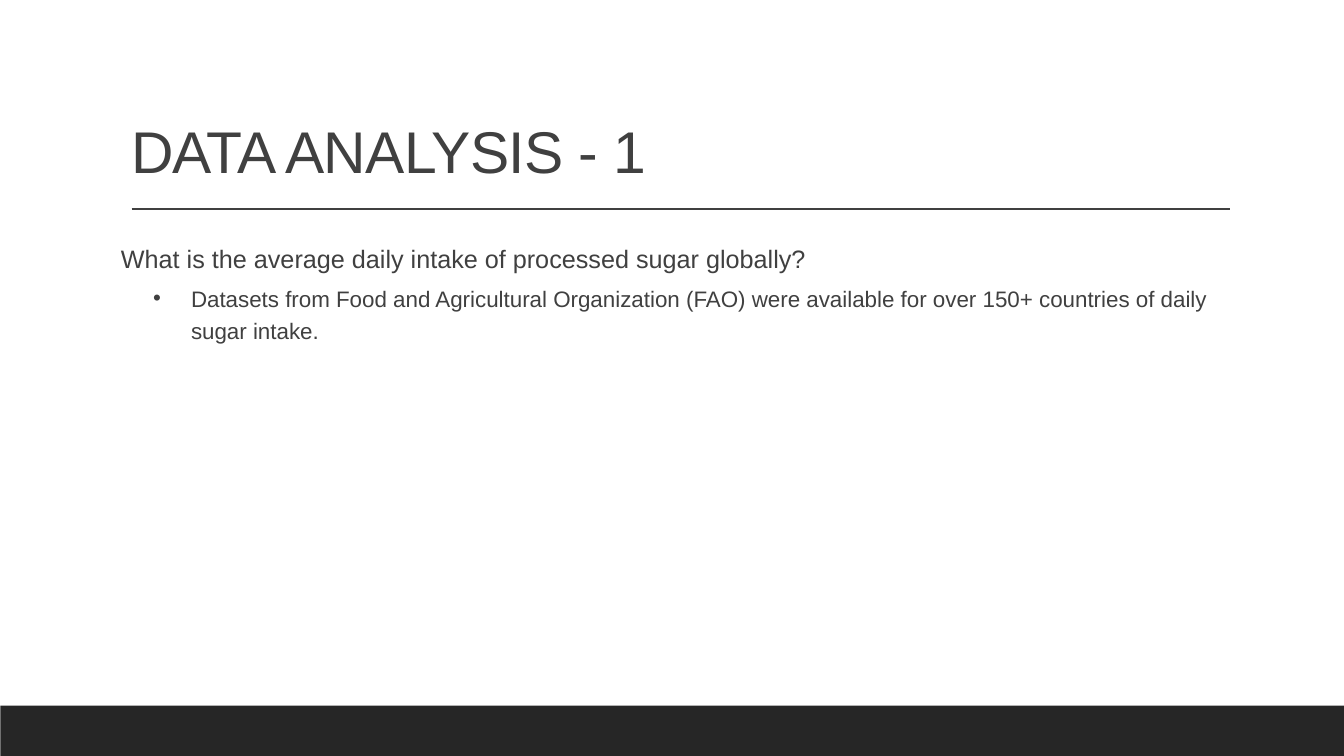
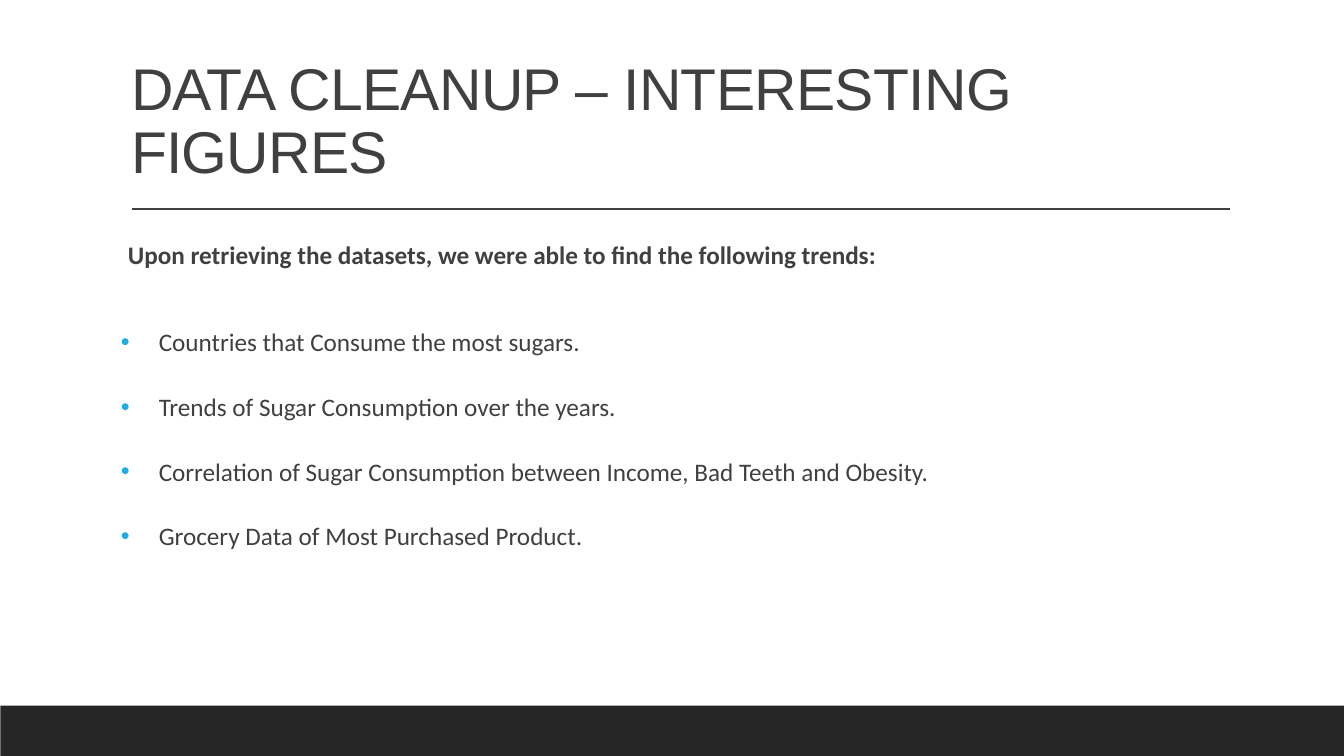
Before and after one commit to cbeachey/project1_influencers, a slide deck: slide 8 of Effects of Sugar Consumption.pptx. Drawn at 1344x756 pixels with LibreOffice and Linux fonts; fonts in the diff are those of the drawing. Boxes give left, top, right and bottom in pixels: in the first picture for what was removed or moved away, otherwise in the second. Text is boxed around its words. In the diff, an @@ line names an element or a change of style, - is before the commit and + after.

```diff
--- a/Effects of Sugar Consumption.pptx
+++ b/Effects of Sugar Consumption.pptx
@@ title at (x1=131, y1=69, x2=1012, y2=174): text changed @@
-DATA ANALYSIS - 1
+DATA CLEANUP – INTERESTING FIGURES
@@ text at (x1=128, y1=246, x2=929, y2=549): text changed; size 16 to 18 pt; font Arial to Calibri @@
-What is the average daily intake of processed sugar globally?
-  • Datasets from Food and Agricultural Organization (FAO) were available for over 150+ countries of daily sugar intake.
+  Upon retrieving the datasets, we were able to find the following trends:
+• Countries that Consume the most sugars.
+• Trends of Sugar Consumption over the years.
+• Correlation of Sugar Consumption between Income, Bad Teeth and Obesity.
+• Grocery Data of Most Purchased Product.
```
Also in this commit, not shown: 4 other slides changed, 2 slides added, 5 other files.
